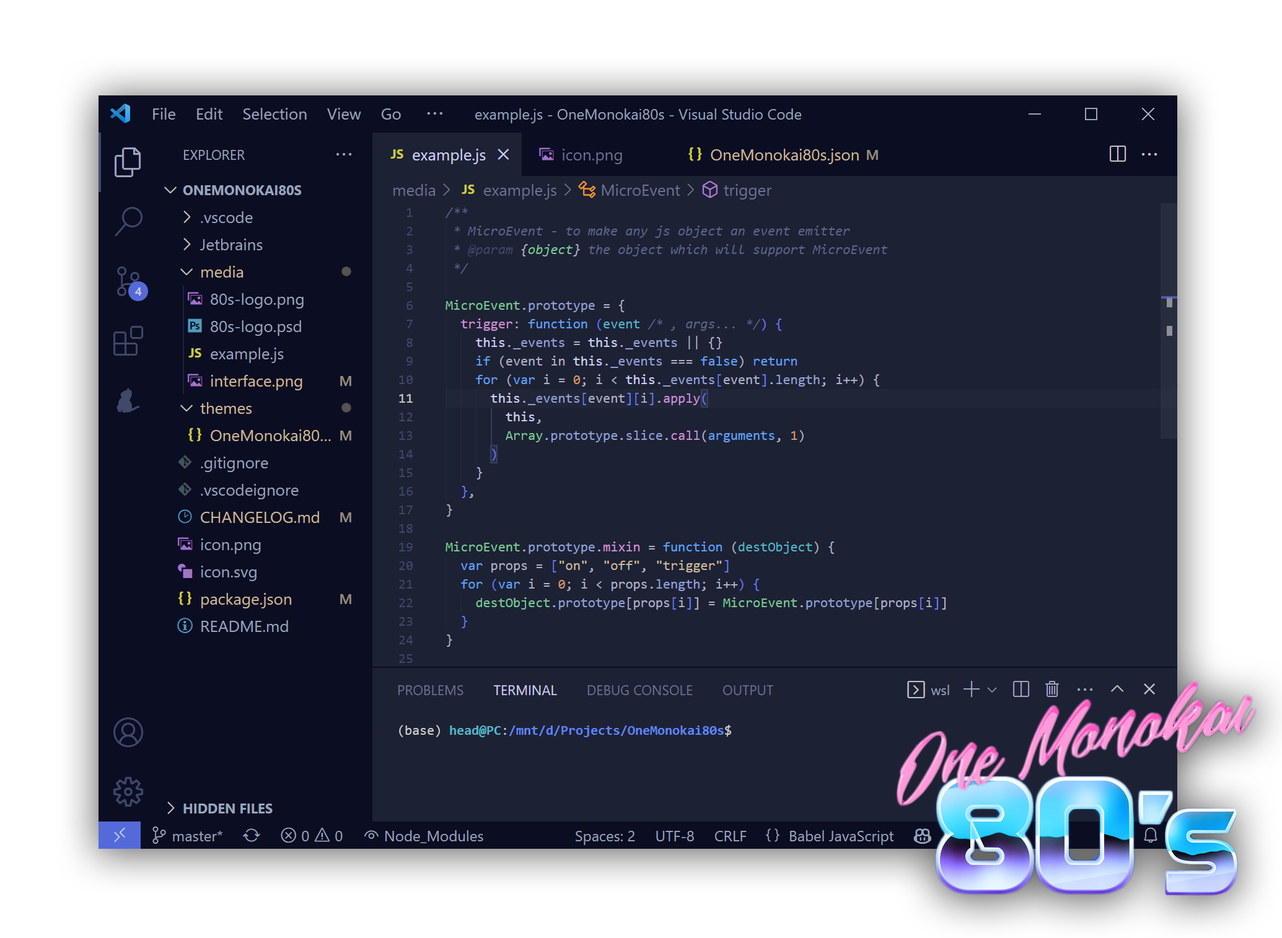
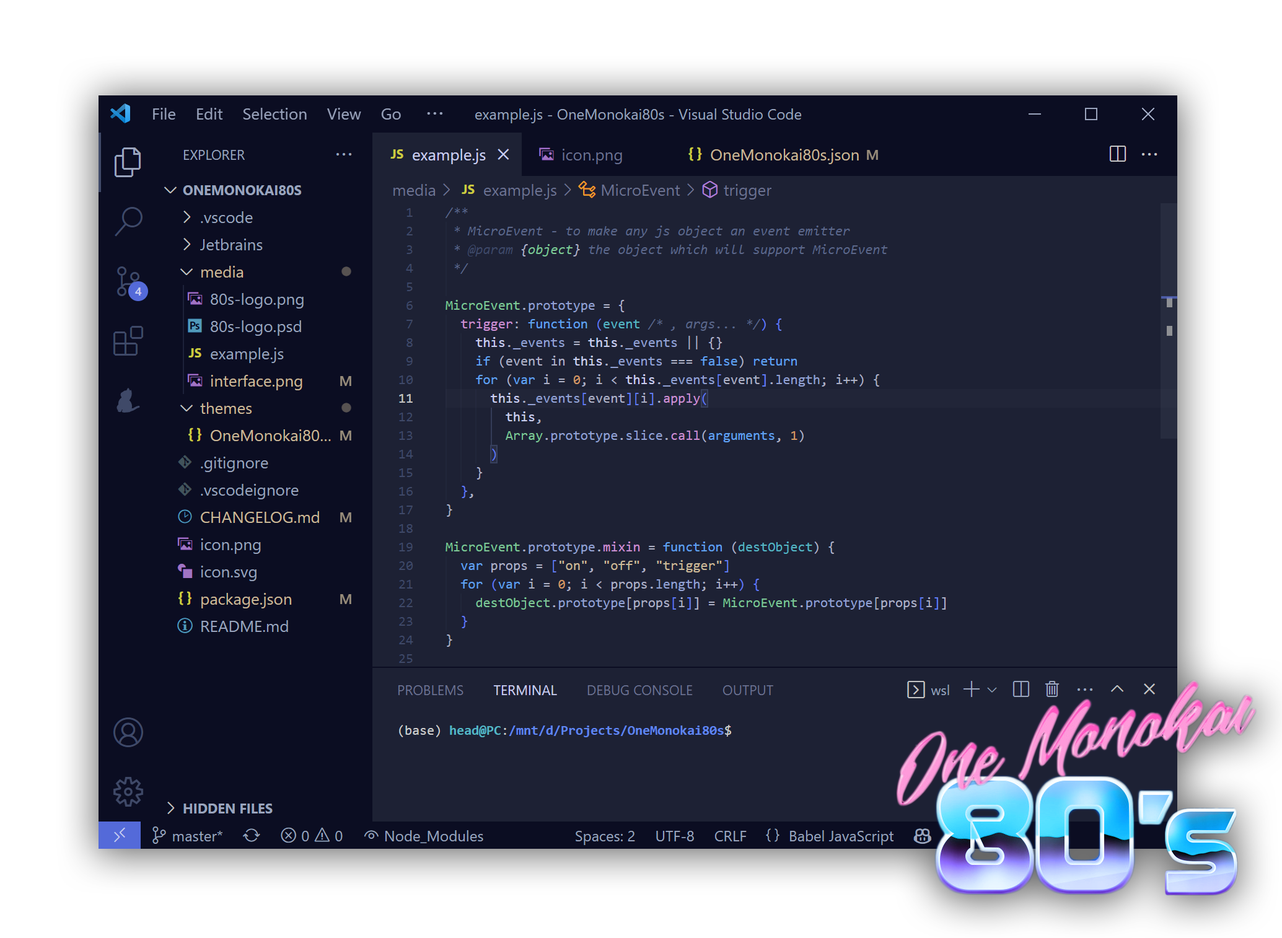
Layered file, before and after one edit (1282 x 938). Changes by layer:
painted on "Layer 6" over [1144, 827, 1158, 844]
